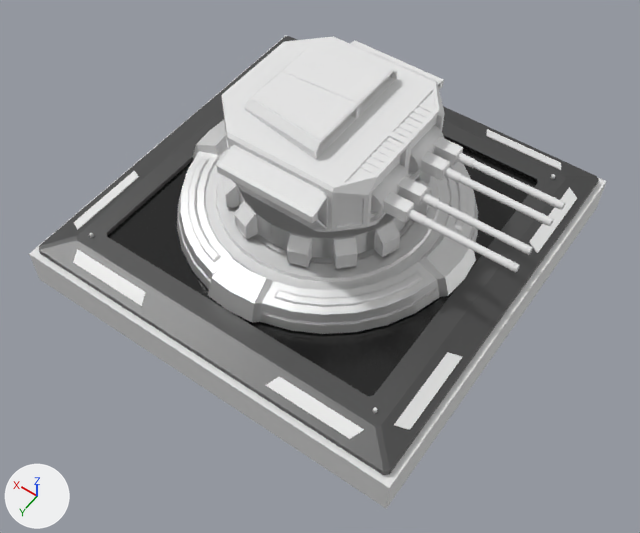
A saved change to the FBX model Model/DualGunTurret.fbx.
One viewpoint serves both versions: a camera (50 mm lens) standing at (-8.1, 11.65, 17.17) and looking at (-0.91, 1.59, 1.36). The axes (+X, +Y, +Z) are drawn at lower left. The lights are the same throughout. Where no turn or scale is listed for an object, it has been applied to the vertices.

The first picture shows 'Base', 'DualGunTurret', 'Foundation', '立方体.001'.
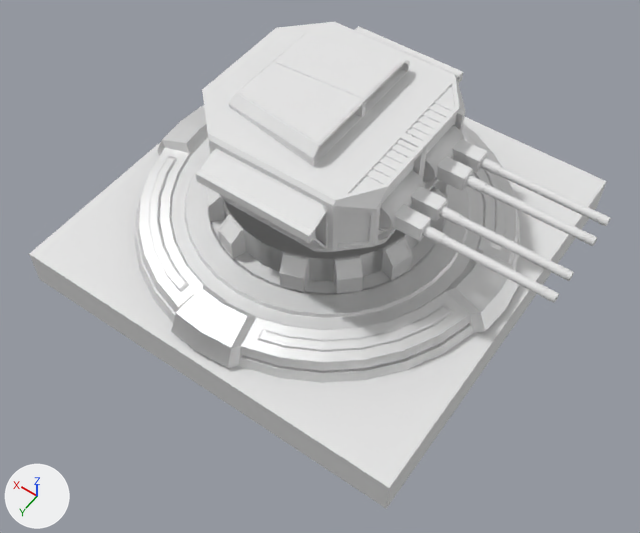
What the commit changed:
Object 'Base' (ob_base) is deleted.
Object 'Foundation' (ob_foundation) moves from (0.0, 0.0, 1.28) to (0.0, 0.0, 1.0).
Object 'Foundation' (ob_foundation) is rescaled from (0.622, 0.622, 0.5) to (0.802, 0.802, 0.5).
Object 'DualGunTurret' (ob_dualgunturret) moves from (0.0, 0.0, 2.0) to (0.0, 0.0, 1.65).
Object 'DualGunTurret' (ob_dualgunturret) is rescaled from (2.0, 2.0, 2.0) to (2.35, 2.35, 2.35).

Where the change shows, as pixel boxes (x1, y1, x2, y2) in the pictures (640 x 533 px):
'DualGunTurret', moved, rescaled (19% wider, 19% taller)
    before: (217, 36, 565, 272)
    after: (196, 22, 611, 303)
'Base', deleted
    before: (39, 36, 599, 475)
    faces in mat_material_004 (dark grey #5e5e5e): (39, 36, 599, 475)
    faces in mat_material_009 (black #161616): (108, 148, 536, 396)
    faces in mat_material_005 (its picture is missing): (73, 129, 577, 439)
'Foundation', moved, rescaled (28% wider, 29% taller)
    before: (177, 120, 478, 334)
    after: (134, 106, 520, 383)
'立方体.001', unchanged, uncovered by the edit
    before: (29, 35, 606, 509)
    after: (29, 105, 606, 509)
